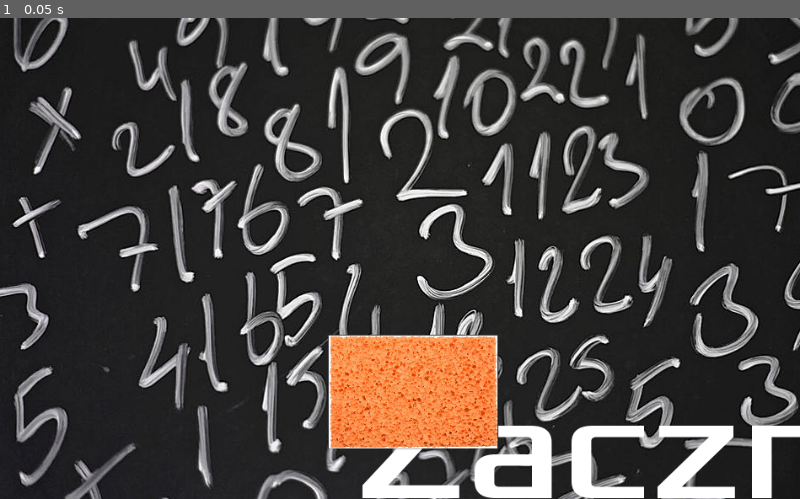
Above: before the commit, frame 1.
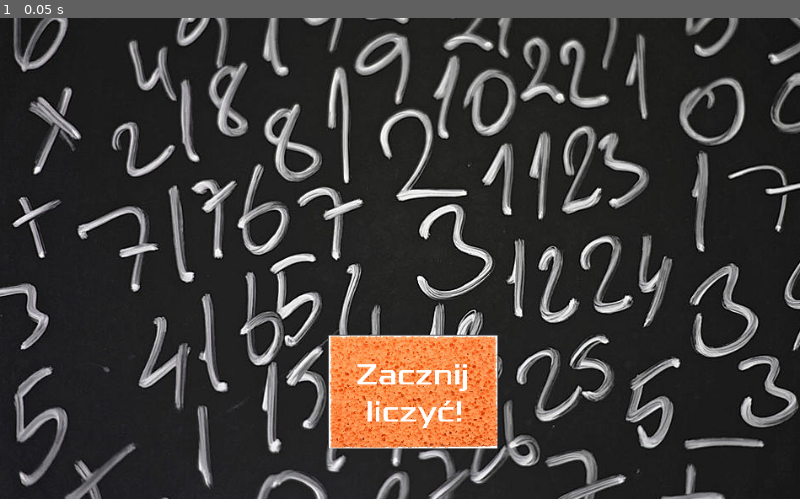
Above: after the commit, the same moment.

Repository: MrAstorii/08.01
Game: Godot game, scene res://Menu.tscn
Two runs of this game, one before a commit and one after it. Both use one fixed random seed, a clock stepped at 60 frames per second and the inputs below. The project has no main scene, so this scene is started directly.
Inputs:
- Up to frame 1 (0.05 s): no input

The runs differ from the first frame. In frame 1, 4.0% of the frame differs, in the area x 44-100%, y 71-100%.

Commit message:
Update Menu.tscn

Diff:
--- a/Menu/Menu.tscn
+++ b/Menu/Menu.tscn
@@ -4,12 +4,12 @@
 [ext_resource path="res://Numbers.jpg" type="Texture" id=2]
 [ext_resource path="res://gąbka.jpg" type="Texture" id=3]
 
+[sub_resource type="DynamicFont" id=1]
+size = 80
+font_data = ExtResource( 1 )
+
 [sub_resource type="DynamicFont" id=2]
 size = 180
-font_data = ExtResource( 1 )
-
-[sub_resource type="DynamicFont" id=1]
-size = 80
 font_data = ExtResource( 1 )
 
 [node name="Menu" type="Control"]
@@ -24,20 +24,6 @@
 margin_right = 18.0
 margin_bottom = 17.145
 texture = ExtResource( 2 )
-__meta__ = {
-"_edit_use_anchors_": false
-}
-
-[node name="Label" type="Label" parent="."]
-anchor_right = 1.0
-anchor_bottom = 0.975
-margin_left = 422.2
-margin_top = 401.6
-margin_right = 144.2
-margin_bottom = 281.875
-custom_fonts/font = SubResource( 2 )
-text = "Zacznij
- liczyć!"
 __meta__ = {
 "_edit_use_anchors_": false
 }
@@ -58,3 +44,17 @@
 __meta__ = {
 "_edit_use_anchors_": false
 }
+
+[node name="Label" type="Label" parent="Button"]
+anchor_right = 1.0
+anchor_bottom = 0.975
+margin_left = 166.0
+margin_top = 128.0
+margin_right = -112.0
+margin_bottom = 8.27496
+custom_fonts/font = SubResource( 2 )
+text = "Zacznij
+ liczyć!"
+__meta__ = {
+"_edit_use_anchors_": false
+}
